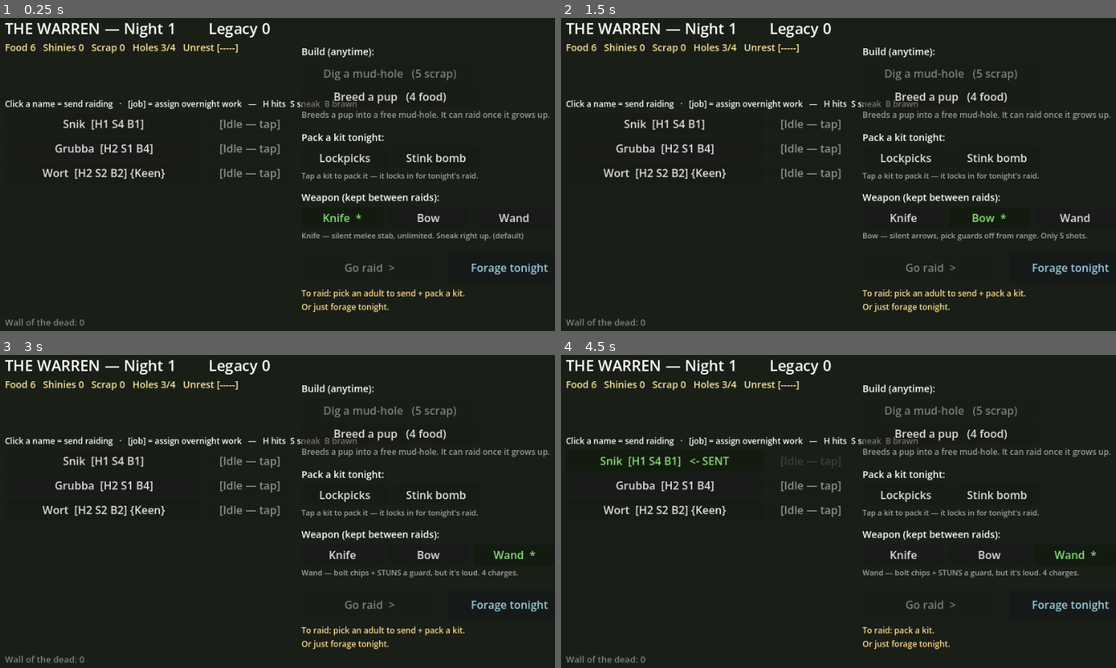
Above: before the commit, frames 1-4 (two rows, left to right).
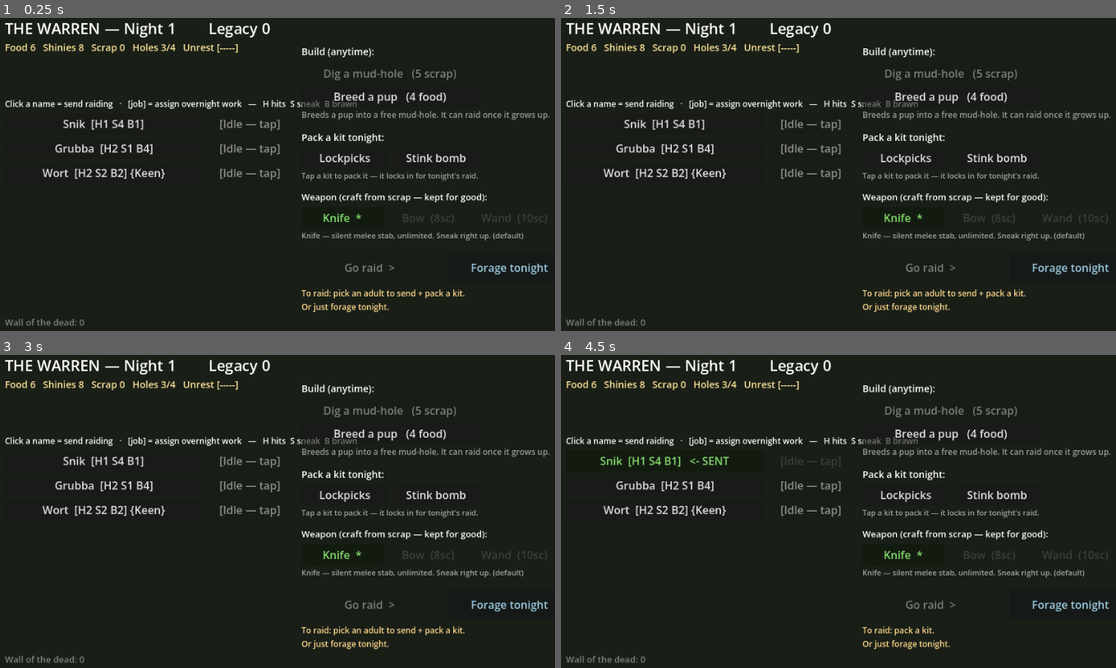
Above: after the commit, the same moments.

Repository: steverowley/goblin-mode
Game: Godot game, scene res://scenes/main.tscn
Same seed, same stepped clock (60 frames per second), same inputs: the game is played once before the commit and once after it.
Inputs:
- Up to frame 1 (0.25 s): no input
- Up to frame 2 (1.5 s): click "Knife *" at 0.5 s; click "Bow" (after the commit: "Knife *") at 1.25 s
- Up to frame 3 (3 s): click "Knife" (after the commit: "Knife *") at 2 s; click "Wand" (after the commit: "Knife *") at 2.75 s
- Up to frame 4 (4.5 s): click "Wand *" (after the commit: "Knife *") at 3.5 s; click "Snik [H1 S4 B1]" at 4.25 s

The runs differ from the first frame. In frame 1, 0.8% of the frame differs, in the area x 14-99%, y 8-66%; in frame 2, 1.3%; in frame 3, 1.3%, in the area x 14-99%, y 8-72%; in frame 4, 1.3%.

Commit message:
fix(balance): de-swing collapse, gate weapons, stop wand stun-lock (#13)
Balance pass folding the adversarial review's 6 confirmed findings:

- Economy: start with a gold buffer (START_SHINIES) and switch upkeep to
  PARTIAL-CREDIT — pay what you can; only a destitute (zero-shinies) night builds
  collapse pressure. A won or part-paid night now treads water instead of
  collapsing the run, fixing the night-4 force-collapse and the won-raid-still-
  collapses / double-penalty findings.
- Weapons are now CRAFTED from scrap (knife free) and kept for good (even across
  a collapse, as meta gear) — combat power arrives mid-game as the gear curve
  intended, instead of being a free night-1 risk-delete.
- Wand: a guard gets brief stun-immunity after a freeze and can't be re-stunned
  while already frozen, killing the perma-lock; stun shortened to 1.2s.
- Trimmed ranged ammo (bow 5->3, wand 4->3) so it can't trivially clear guards.

Co-Authored-By: Claude Opus 4.8 (1M context) <noreply@anthropic.com>

Diff:
--- a/scripts/fun_probe.gd
+++ b/scripts/fun_probe.gd
@@ -26,13 +26,13 @@
 const STAB_CD := 0.3             # gap between swipes (quick — guard swings are uninterruptible, so no flinch-lock)
 # Ranged weapons (combat v3). Bow = silent sniper (limited arrows); Wand = loud
 # chip+stun (limited charges). Both share the STAB_CD as a fire-rate gate.
-const BOW_AMMO := 5
-const WAND_AMMO := 4
+const BOW_AMMO := 3              # a few precious silent shots (balance pass — was 5)
+const WAND_AMMO := 3            # can't one-burst the 4-hp brute (balance pass — was 4)
 const ARROW_SPEED := 520.0
 const BOLT_SPEED := 360.0
 const SHOT_LIFE := 1.6           # seconds a projectile flies before fizzling
 const SHOT_HIT_R := 18.0         # how close a shot must pass to a guard to connect
-const WAND_STUN := 2.0           # seconds a bolt freezes a guard
+const WAND_STUN := 1.2           # seconds a bolt freezes a guard (balance pass — was 2.0)
 const SWIPE_HALF := deg_to_rad(20.0)   # half-angle of the goblin's narrow stab
 const SWIPE_TIME := 0.14         # how long the stab thrust is drawn
 const PLAYER_START := Vector2(80, 470)
--- a/scripts/game_state.gd
+++ b/scripts/game_state.gd
@@ -23,6 +23,10 @@
 const WEAPON_KNIFE := "knife"
 const WEAPON_BOW := "bow"
 const WEAPON_WAND := "wand"
+## Weapons are CRAFTED from scrap (the gear-progression curve: stealth early with
+## the free knife, ranged power later once you've tinkered up the scrap). Knife is
+## always owned; once crafted a weapon is kept for good — even across a collapse.
+const WEAPON_COST := {WEAPON_BOW: 8, WEAPON_WAND: 10}
 
 ## Lives-loop tuning (issue #9 + the food/housing breeding loop). Plain numbers,
 ## easy to retune on feel. Goblins are lives: you send one adult on the raid, and
@@ -32,6 +36,7 @@
 const STAGE_ADULT := "adult"
 const START_HUTS := 4          # mud-holes = population cap (pups included)
 const START_FOOD := 6
+const START_SHINIES := 8       # a gold buffer so the opening isn't a forced collapse (balance pass)
 const START_SCRAP := 0
 const BREED_FOOD := 4          # food to breed one pup
 const DIG_SCRAP := 5           # SCRAP to dig a new mud-hole (+1 capacity) — tinkers make scrap
@@ -83,6 +88,7 @@
 var chosen_target: Dictionary = {}  # the raid the player picked for tonight
 var loadout := ""                   # this morning's packed kit (KIT_* or "")
 var weapon := WEAPON_KNIFE           # the carried weapon (WEAPON_*); persists across mornings
+var owned_weapons: Array = [WEAPON_KNIFE]   # weapons crafted so far (meta gear — kept across collapse)
 var huts := START_HUTS              # housing capacity = max LIVING goblins
 var night := 1                      # which night the warren is on
 var sent_id := -1                   # id of the goblin sent on tonight's raid (-1 = none chosen)
@@ -116,11 +122,12 @@
 		_make_goblin("Grubba", STAGE_ADULT, {"health": 2, "sneak": 1, "brawn": 4}),  # loud bruiser
 		_make_goblin("Wort", STAGE_ADULT, {"health": 2, "sneak": 2, "brawn": 2}, "keen"),  # all-rounder, sharp-eyed (shows traits off from night 1)
 	]
-	resources = {"shinies": 0, "food": START_FOOD, "scrap": START_SCRAP}
+	resources = {"shinies": START_SHINIES, "food": START_FOOD, "scrap": START_SCRAP}
 	unlocks = []
 	chosen_target = {"name": "Millfield Cottage", "difficulty": 1}
 	loadout = ""
 	weapon = WEAPON_KNIFE
+	owned_weapons = [WEAPON_KNIFE]
 	huts = START_HUTS
 	night = 1
 	sent_id = -1
@@ -141,7 +148,7 @@
 	return {
 		"schema_version": SCHEMA_VERSION,
 		"roster": roster, "resources": resources, "unlocks": unlocks,
-		"chosen_target": chosen_target, "loadout": loadout, "weapon": weapon, "huts": huts, "night": night,
+		"chosen_target": chosen_target, "loadout": loadout, "weapon": weapon, "owned_weapons": owned_weapons, "huts": huts, "night": night,
 		"sent_id": sent_id, "fallen": fallen, "last_raid": last_raid, "last_event": last_event,
 		"unrest": unrest, "night_event": night_event, "upkeep_note": upkeep_note,
 		"legacy": legacy, "collapse_pressure": collapse_pressure,
@@ -161,6 +168,8 @@
 		return false
 	if typeof(data.get("unlocks", [])) != TYPE_ARRAY:
 		return false
+	if typeof(data.get("owned_weapons", [])) != TYPE_ARRAY:
+		return false
 	if typeof(data.get("chosen_target", {})) != TYPE_DICTIONARY:
 		return false
 	if typeof(data.get("last_raid", {})) != TYPE_DICTIONARY:
@@ -171,6 +180,7 @@
 	chosen_target = data.get("chosen_target", {})
 	loadout = String(data.get("loadout", ""))
 	weapon = String(data.get("weapon", WEAPON_KNIFE))
+	owned_weapons = data.get("owned_weapons", [WEAPON_KNIFE])
 	huts = int(data.get("huts", START_HUTS))
 	night = int(data.get("night", 1))
 	sent_id = int(data.get("sent_id", -1))
@@ -284,6 +294,24 @@
 		return false
 	resources.scrap = int(resources.get("scrap", 0)) - DIG_SCRAP
 	huts += 1
+	return true
+
+## --- Weapon crafting (gear progression). Knife is free/always owned; bow & wand
+## are crafted from scrap and then kept for good (across collapse). ---
+func weapon_cost(wid: String) -> int:
+	return int(WEAPON_COST.get(wid, 0))
+
+func owns_weapon(wid: String) -> bool:
+	return wid == WEAPON_KNIFE or wid in owned_weapons
+
+func can_unlock_weapon(wid: String) -> bool:
+	return not owns_weapon(wid) and int(resources.get("scrap", 0)) >= weapon_cost(wid)
+
+func unlock_weapon(wid: String) -> bool:
+	if not can_unlock_weapon(wid):
+		return false
+	resources.scrap = int(resources.get("scrap", 0)) - weapon_cost(wid)
+	owned_weapons.append(wid)
 	return true
 
 ## Cycle a goblin's overnight job (idle -> cook -> tinker -> idle). The Den drives
@@ -458,20 +486,28 @@
 		unrest = mini(UNREST_MAX, unrest + 1)
 		report.append("HUNGRY! short %d food — unrest rising" % hungry)
 
-	# Upkeep (gold): a shortfall breeds unrest AND collapse pressure; paying calms both.
+	# Upkeep (gold). Pay what you can; only a DESTITUTE night (couldn't pay a single
+	# shiny) builds collapse pressure, so a won or part-paid night treads water — it's
+	# rock-bottom destitution for COLLAPSE_NIGHTS running that ends a run, not merely
+	# being a bit short (balance pass — fixes the night-4 force-collapse).
 	var cost := living().size() * UPKEEP_PER_GOBLIN
 	var have := int(resources.get("shinies", 0))
-	resources.shinies = maxi(0, have - cost)
-	if have < cost:
-		unrest = mini(UNREST_MAX, unrest + 1)
-		report.append("Upkeep %d shinies UNPAID — unrest rising" % cost)
-		collapse_pressure += 1
-	else:
-		report.append("Upkeep -%d shinies" % cost)
+	var paid := mini(have, cost)
+	resources.shinies = have - paid
+	if paid >= cost:
 		collapse_pressure = 0
+		report.append("Upkeep paid: -%d shinies" % cost)
 		# A fed, paid-up warren settles — but a hungry one won't be soothed by gold.
 		if hungry == 0 and unrest > 0:
 			unrest = maxi(0, unrest - 1)
+	elif paid > 0:
+		collapse_pressure = 0           # part-paid still keeps the lid on the riot
+		unrest = mini(UNREST_MAX, unrest + 1)
+		report.append("Upkeep part-paid: -%d of %d shinies — grumbling" % [paid, cost])
+	else:
+		unrest = mini(UNREST_MAX, unrest + 1)
+		collapse_pressure += 1
+		report.append("Upkeep %d shinies — NOTHING in the pot! Unrest rising" % cost)
 	upkeep_note = "  |  ".join(report)
 
 	# Too many broke nights unable to pay gold upkeep -> the warren collapses (run-end; meta carries on).
@@ -503,7 +539,7 @@
 		_make_goblin("Grubba", STAGE_ADULT, _recruit_stats(), _roll_trait()),
 		_make_goblin("Wort", STAGE_ADULT, _recruit_stats(), _roll_trait()),
 	]
-	resources = {"shinies": 0, "food": START_FOOD, "scrap": START_SCRAP}
+	resources = {"shinies": START_SHINIES, "food": START_FOOD, "scrap": START_SCRAP}
 	huts = START_HUTS
 	night = 1
 	unrest = 0
--- a/scripts/guard.gd
+++ b/scripts/guard.gd
@@ -40,6 +40,7 @@
 const WINDUP_TIME := 0.28        # the tell — it rears back this long before the blow lands (dodge it!)
 const STRIKE_CD := 0.4           # minimum gap between swings (aggressive)
 const SWING_HALF := deg_to_rad(55.0)   # half-angle of a guard's wide swing arc (dodge out of it sideways)
+const STUN_IMMUNE := 3.0         # after a stun wears off, can't be re-stunned for this long (no perma-lock)
 
 const GoblinScript := preload("res://scripts/player.gd")
 
@@ -58,6 +59,7 @@
 var winding := false             # mid telegraphed wind-up (open brawl)
 var stunned := false             # frozen by a magic bolt — inert until it wears off
 var _stun_t := 0.0
+var _stun_immune_t := 0.0        # brief post-stun immunity so a guard can't be perma-frozen
 var _windup_t := 0.0
 var _strike_cd := 0.0
 var _swing_dir := 0.0            # committed swing direction (angle), locked in at wind-up start
@@ -120,9 +122,12 @@
 ## chase, or swing while stunned — a window to reposition or finish it. (The bolt's
 ## chip + alert is applied separately via take_hit, so it wakes up already on you.)
 func stun(t: float) -> void:
-	if downed:
-		return
-	_stun_t = maxf(_stun_t, t)
+	# Refuse while already stunned OR briefly immune afterwards — so rapid re-bolting
+	# can't refresh the freeze into a perma-lock. The bolt's chip still lands (it's
+	# applied separately via take_hit), so the wand stays useful, just not abusable.
+	if downed or _stun_t > 0.0 or _stun_immune_t > 0.0:
+		return
+	_stun_t = t
 	stunned = true
 	winding = false
 	velocity = Vector2.ZERO
@@ -194,10 +199,14 @@
 func _physics_process(delta: float) -> void:
 	if downed:
 		return
-	# Stunned by a bolt — frozen solid (no senses, no swing) until it wears off.
+	_stun_immune_t = maxf(0.0, _stun_immune_t - delta)
+	# Stunned by a bolt — frozen solid (no senses, no swing) until it wears off, then
+	# briefly stun-immune so it can't be perma-locked (balance pass).
 	if _stun_t > 0.0:
 		_stun_t -= delta
-		stunned = _stun_t > 0.0
+		if _stun_t <= 0.0:
+			stunned = false
+			_stun_immune_t = STUN_IMMUNE
 		velocity = Vector2.ZERO
 		move_and_slide()
 		queue_redraw()
--- a/scripts/warren.gd
+++ b/scripts/warren.gd
@@ -35,11 +35,11 @@
 	},
 	GameState.WEAPON_BOW: {
 		"label": "Bow",
-		"blurb": "Bow — silent arrows, pick guards off from range. Only 5 shots.",
+		"blurb": "Bow — silent arrows, pick guards off from range. Only 3 shots.",
 	},
 	GameState.WEAPON_WAND: {
 		"label": "Wand",
-		"blurb": "Wand — bolt chips + STUNS a guard, but it's loud. 4 charges.",
+		"blurb": "Wand — bolt chips + STUNS a guard, but it's loud. 3 charges.",
 	},
 }
 
@@ -142,15 +142,28 @@
 		kx += 134
 	_lbl(_kit_blurb(), Vector2(470, 238), 11, Color(1, 1, 1, 0.6))
 
-	# Weapon choice (combat v3) — gear, so it persists between raids.
-	_lbl("Weapon (kept between raids):", Vector2(470, 268), 14)
+	# Weapon choice (combat v3) — craft ranged gear from scrap, then it's yours for good.
+	_lbl("Weapon (craft from scrap — kept for good):", Vector2(470, 268), 13)
 	var wx := 470
 	for wid in WEAPONS:
 		var winfo: Dictionary = WEAPONS[wid]
-		var wc: bool = (GameState.weapon == wid)
-		_btn(winfo.label + ("  *" if wc else ""), Vector2(wx, 292), Vector2(120, 30),
-			_on_pick_weapon.bind(wid), false,
-			Color(0.6, 1.0, 0.5) if wc else Color.WHITE)
+		var owned: bool = GameState.owns_weapon(wid)
+		var cur: bool = (GameState.weapon == wid)
+		var wlabel: String = winfo.label
+		var wdis := false
+		var wtint := Color.WHITE
+		if owned:
+			if cur:
+				wlabel += "  *"
+				wtint = Color(0.6, 1.0, 0.5)
+		else:
+			wlabel += "  (%dsc)" % GameState.weapon_cost(wid)
+			if GameState.can_unlock_weapon(wid):
+				wtint = Color(1.0, 0.9, 0.5)        # affordable craft — gold
+			else:
+				wdis = true                          # can't afford yet — tinker for scrap
+				wtint = Color(1, 1, 1, 0.35)
+		_btn(wlabel, Vector2(wx, 292), Vector2(120, 30), _on_pick_weapon.bind(wid), wdis, wtint)
 		wx += 126
 	_lbl(WEAPONS[GameState.weapon].blurb, Vector2(470, 326), 11, Color(1, 1, 1, 0.6))
 
@@ -182,7 +195,12 @@
 	_build.call_deferred()
 
 func _on_pick_weapon(wid: String) -> void:
-	GameState.weapon = wid           # gear — swap freely, persists until changed
+	# Owned -> just equip it. Locked but affordable -> craft it (spends scrap) and equip.
+	if GameState.owns_weapon(wid):
+		GameState.weapon = wid
+	elif GameState.can_unlock_weapon(wid):
+		GameState.unlock_weapon(wid)
+		GameState.weapon = wid
 	GameState.save_game()
 	_build.call_deferred()
 
